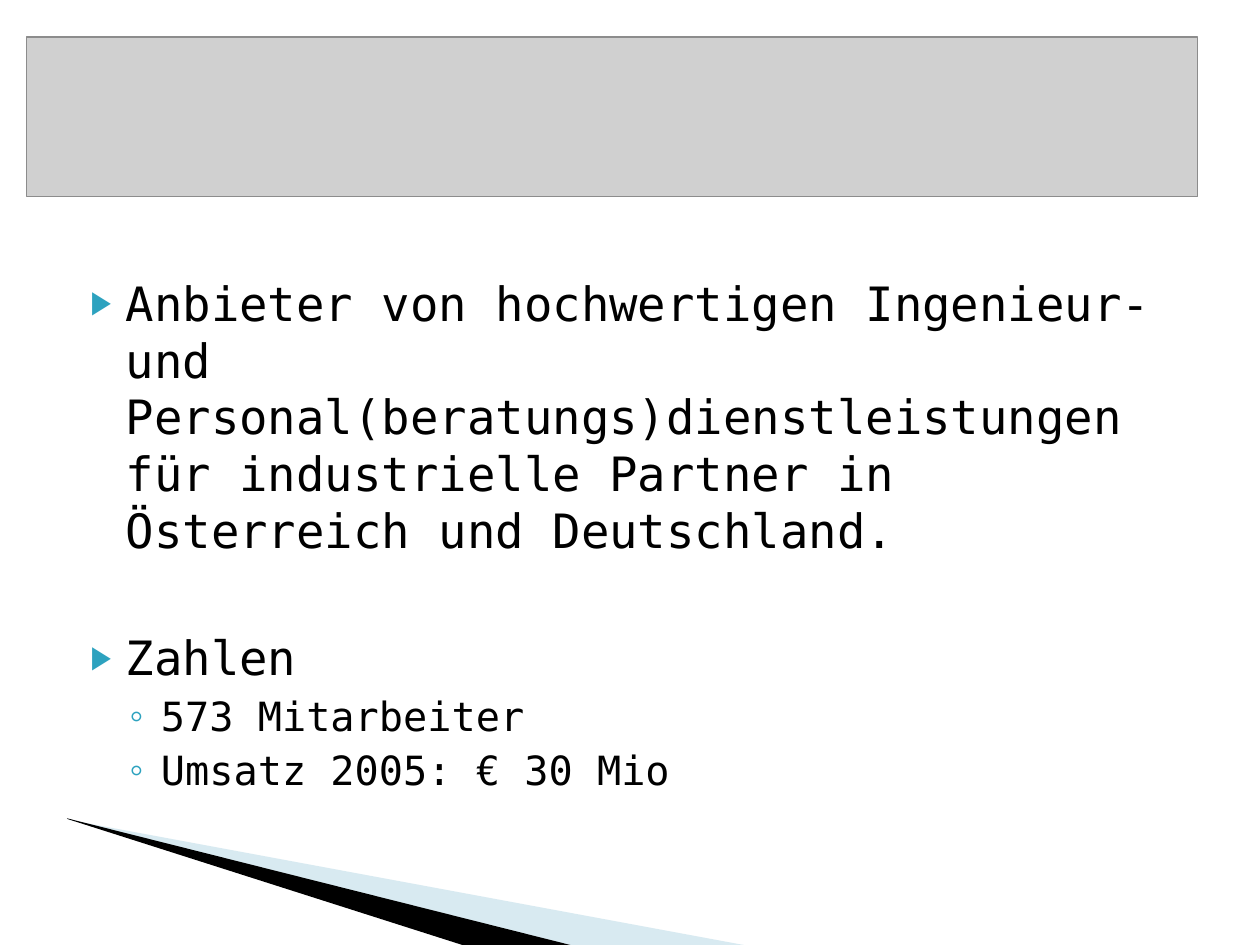
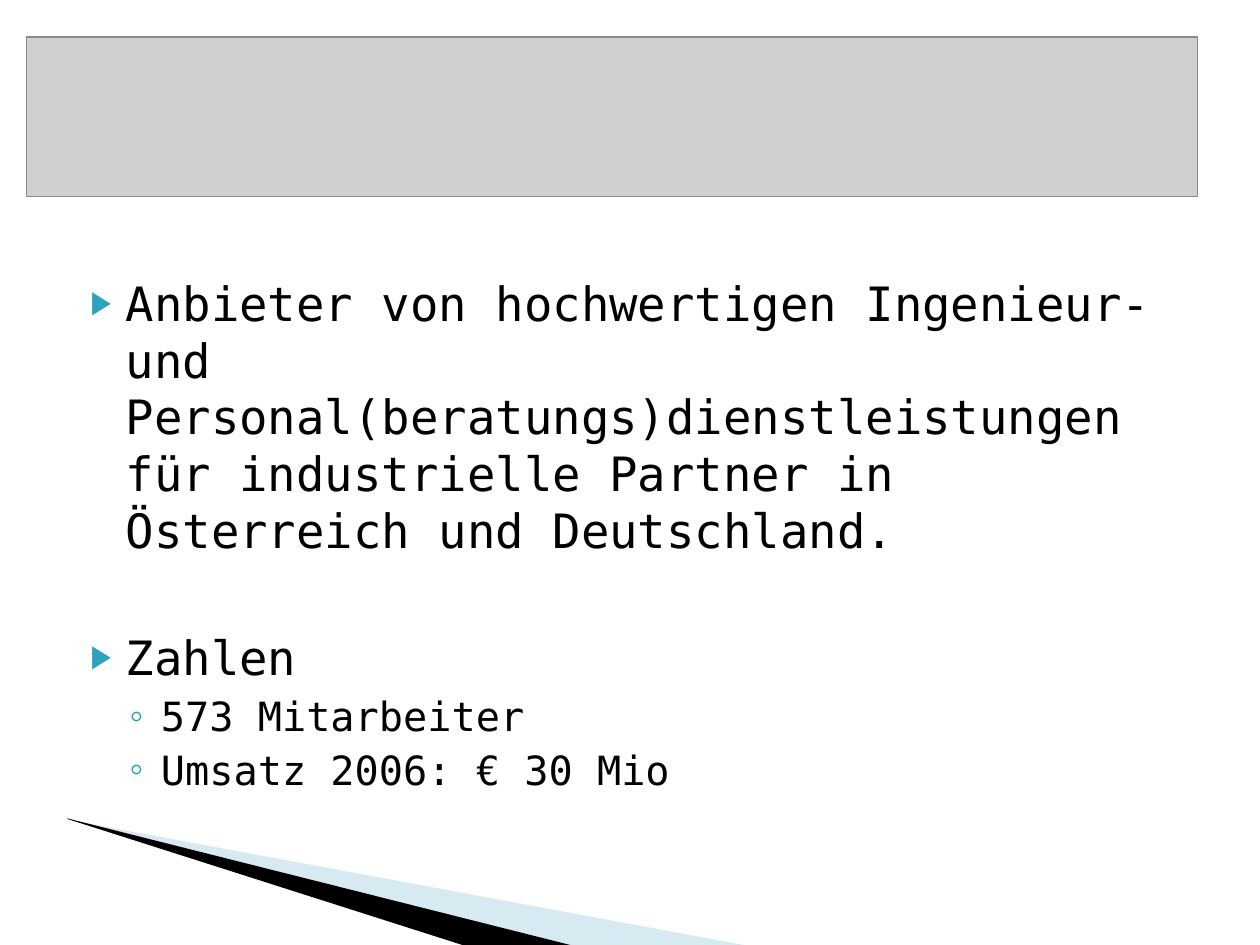
Before and after one commit to BackupTheBerlios/vacecontrolling-svn, a slide deck: slide 4 of docs/Präsentation.ppt. Drawn at 1260x945 pixels with LibreOffice and Linux fonts; fonts in the diff are those of the drawing; grey boxes stand for pictures; background and template pictures are left out. Boxes give left, top, right and bottom in pixels: in the first picture for what was removed or moved away, otherwise in the second. Text is boxed around its words. In the diff, an @@ line names an element or a change of style, - is before the commit and + after.

```diff
--- a/docs/Präsentation.ppt
+++ b/docs/Präsentation.ppt
@@ text at [161,754,670,786]: text changed @@
-  ◦ Umsatz 2005: € 30 Mio
+  ◦ Umsatz 2006: € 30 Mio
```
Also in this commit, not shown: 6 other slides changed, 12 slides added, 2 slides removed.
